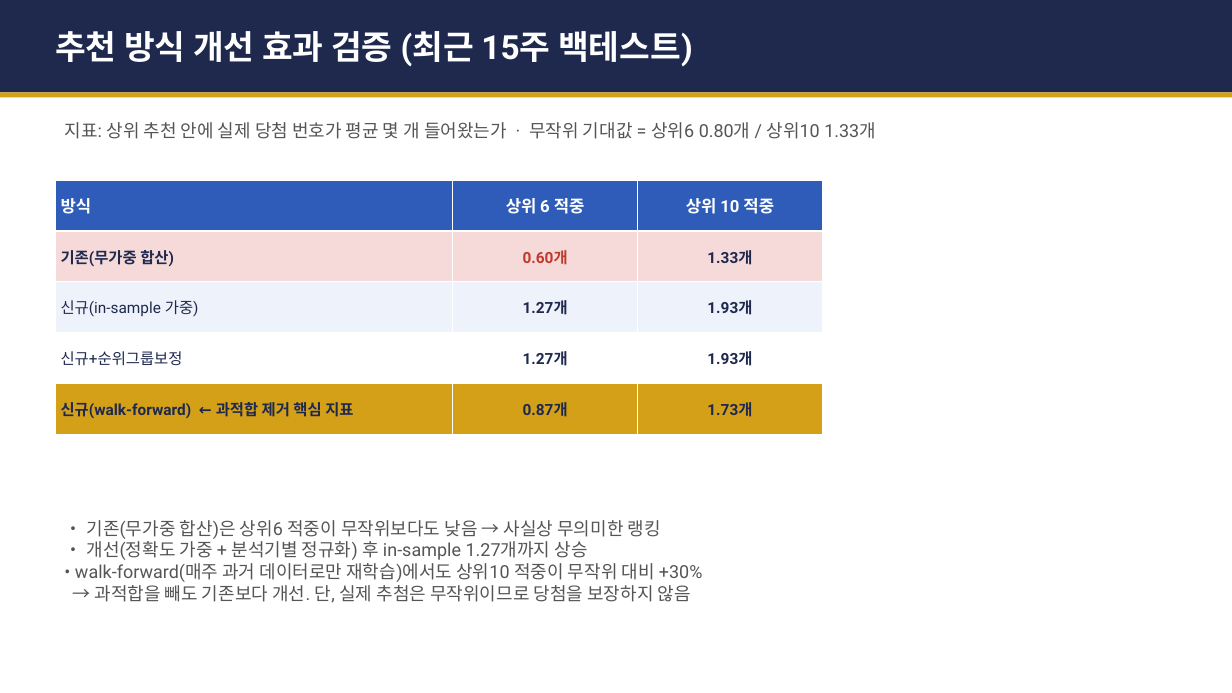
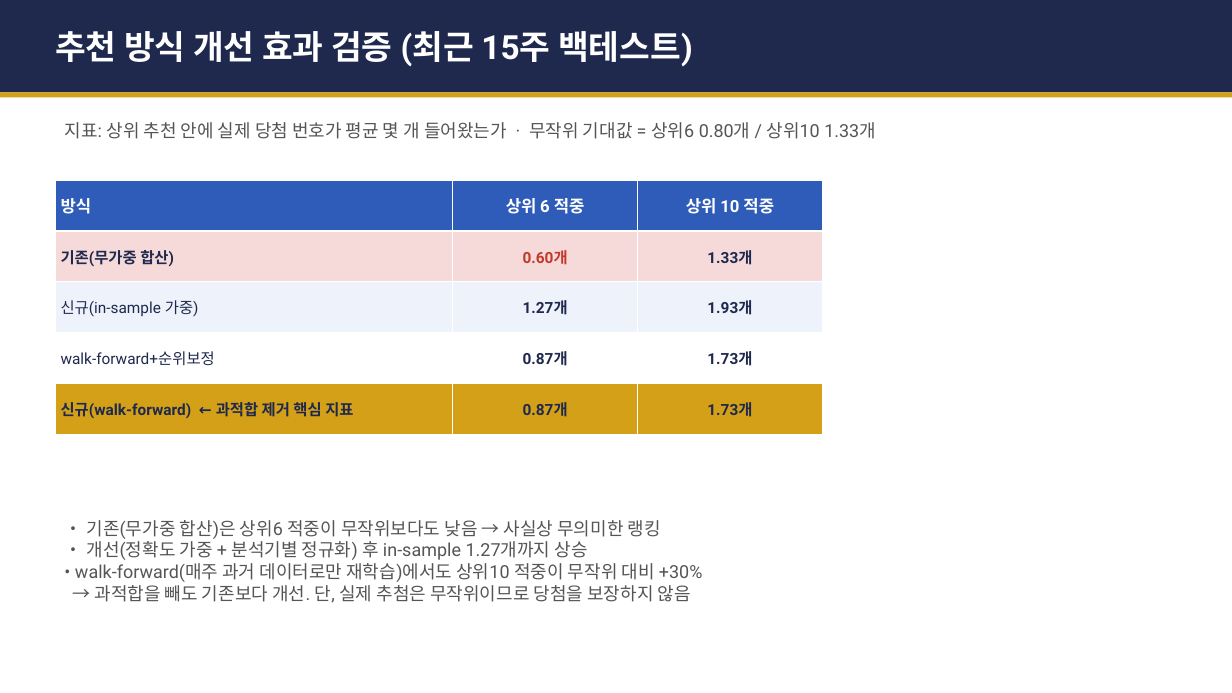
Before and after one commit to gaiger777/mskim, a slide deck: slide 2 of 로또_1226회차_분석리포트.pptx. Drawn at 1232x693 pixels with LibreOffice and Linux fonts; fonts in the diff are those of the drawing. Boxes give left, top, right and bottom in pixels: in the first picture for what was removed or moved away, otherwise in the second. Text is boxed around its words. In the diff, an @@ line names an element or a change of style, - is before the commit and + after.

```diff
--- a/로또_1226회차_분석리포트.pptx
+++ b/로또_1226회차_분석리포트.pptx
@@ table at bbox=[55, 180, 823, 434] @@
-row 4: 신규+순위그룹보정 | 1.27개 | 1.93개
+row 4: walk-forward+순위보정 | 0.87개 | 1.73개
```
Also in this commit, not shown: 5 other slides changed, 2 other files.
